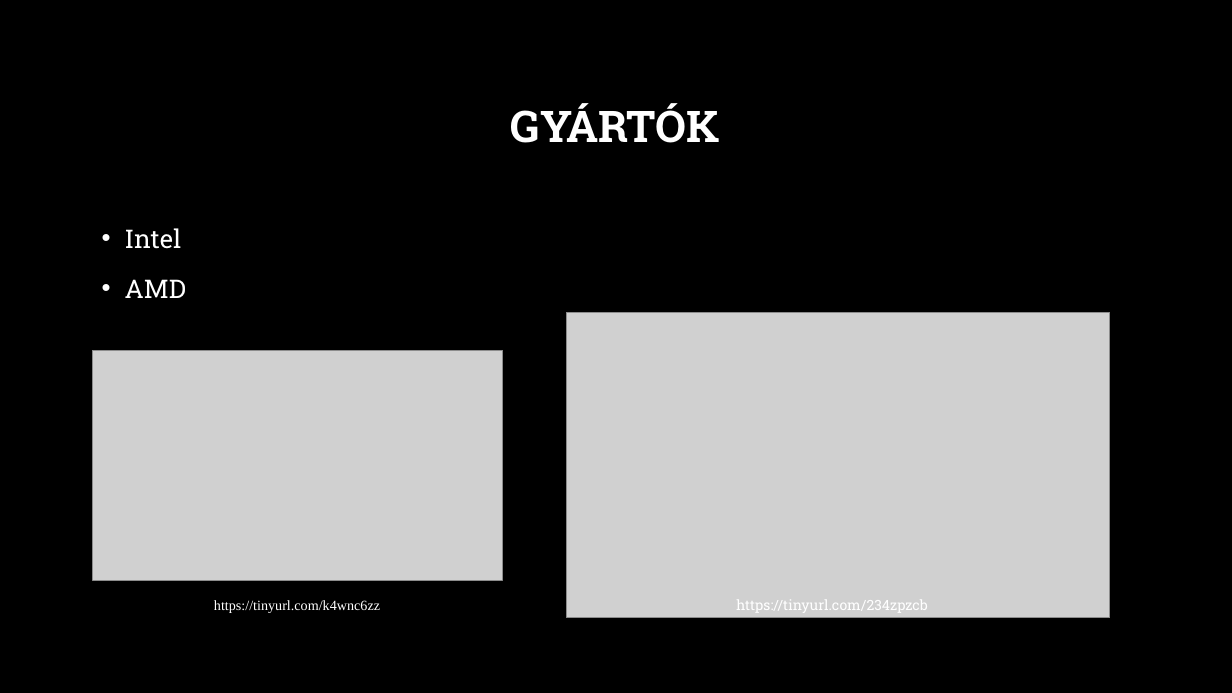
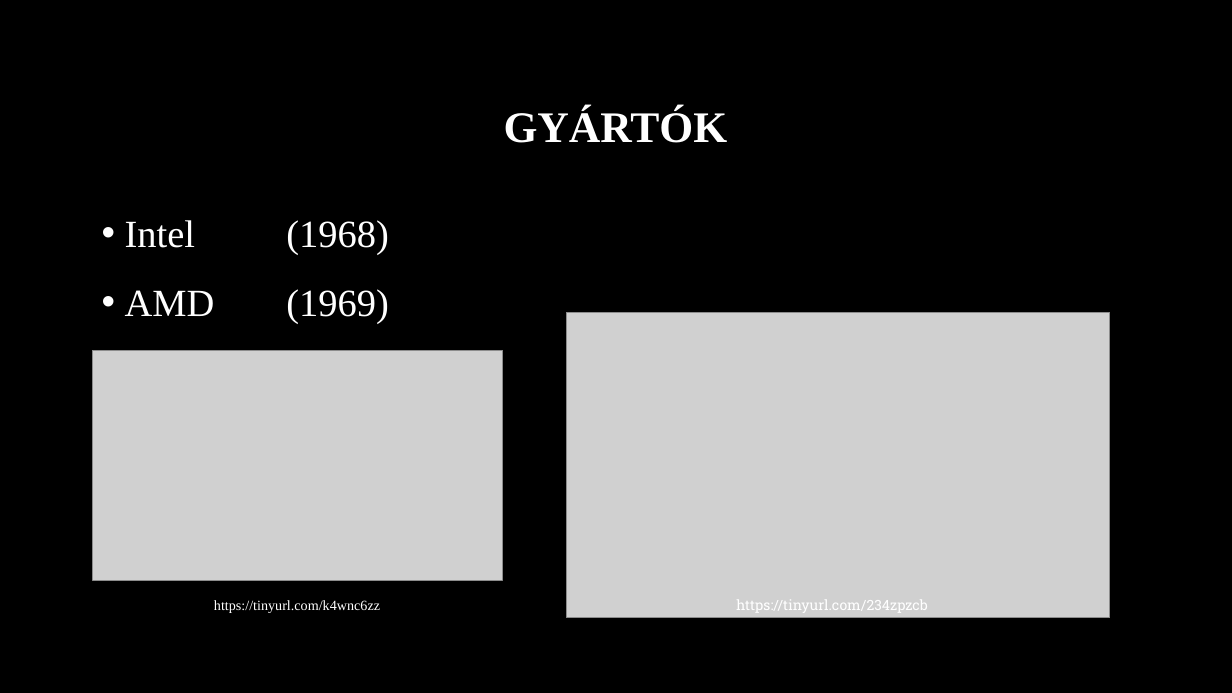
Before and after one commit to MszrsRicsi/Paprika, a slide deck: slide 2 of Processzorok.pptx. Drawn at 1232x693 pixels with LibreOffice and Linux fonts; fonts in the diff are those of the drawing; grey boxes stand for pictures; background and template pictures are left out. Boxes give left, top, right and bottom in pixels: in the first picture for what was removed or moved away, otherwise in the second. Text is boxed around its words. In the diff, an @@ line names an element or a change of style, - is before the commit and + after.

```diff
--- a/Processzorok.pptx
+++ b/Processzorok.pptx
@@ title "GYÁRTÓK" at [504,108,728,143]: font Roboto Slab to Times New Roman @@
@@ text at [125,220,389,324]: text changed; size 20 to 30 pt; font Roboto Slab to Times New Roman @@
-• Intel
-• AMD
+• Intel (1968)
+• AMD (1969)
```
Also in this commit, not shown: 3 other slides changed, 10 slides added, 6 slides removed.
